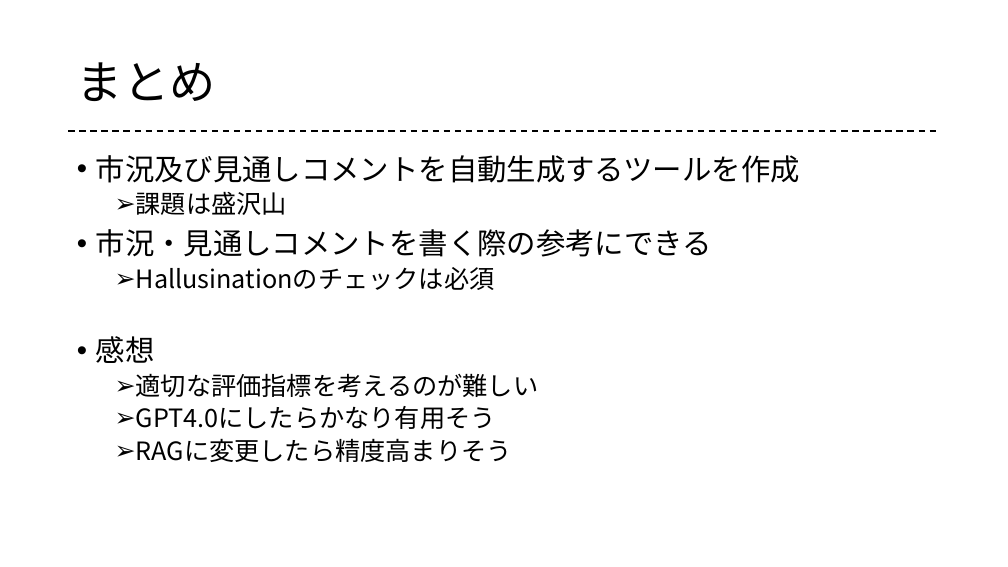
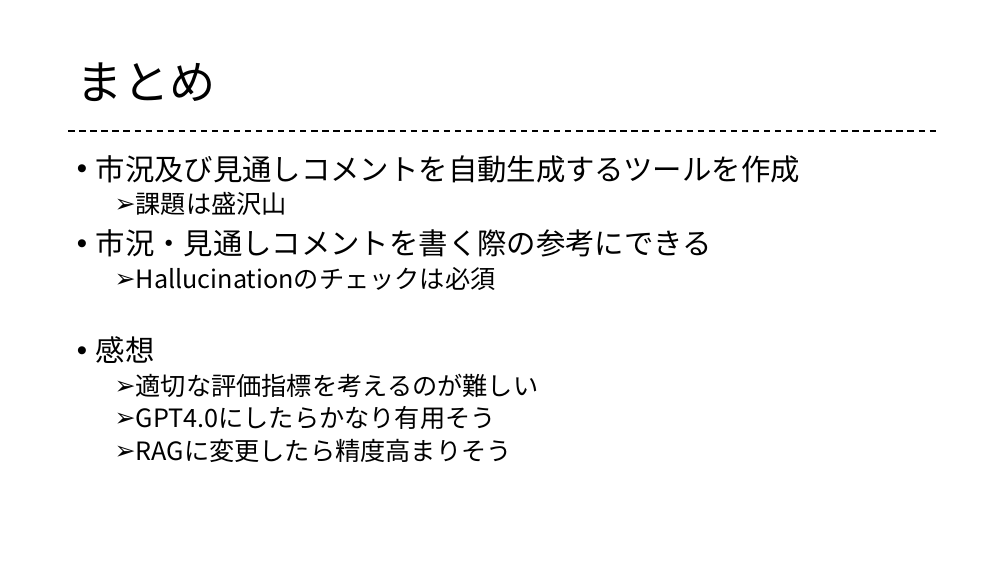
Before and after one commit to gakky0315/-, a slide deck: slide 24 of 技術調査.pptx. Drawn at 1008x567 pixels with LibreOffice and Linux fonts; fonts in the diff are those of the drawing. Boxes give left, top, right and bottom in pixels: in the first picture for what was removed or moved away, otherwise in the second. Text is boxed around its words. In the diff, an @@ line names an element or a change of style, - is before the commit and + after.

```diff
--- a/技術調査.pptx
+++ b/技術調査.pptx
@@ text at box(136, 267, 496, 290): text changed @@
-  ➢ Hallusinationのチェックは必須
+  ➢ Hallucinationのチェックは必須
```
Also in this commit, not shown: 10 other slides changed, 1 slide added, 1 other file.
